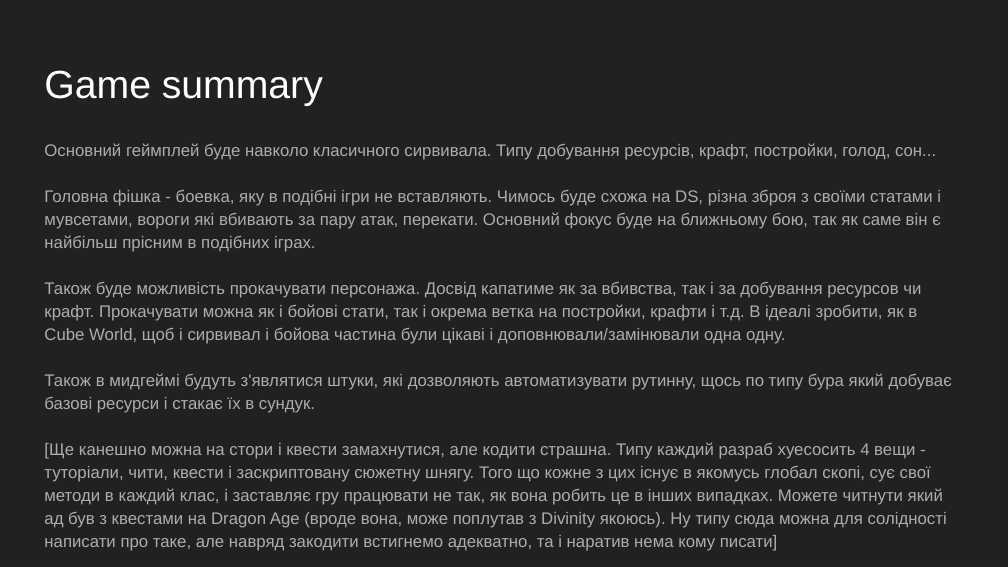
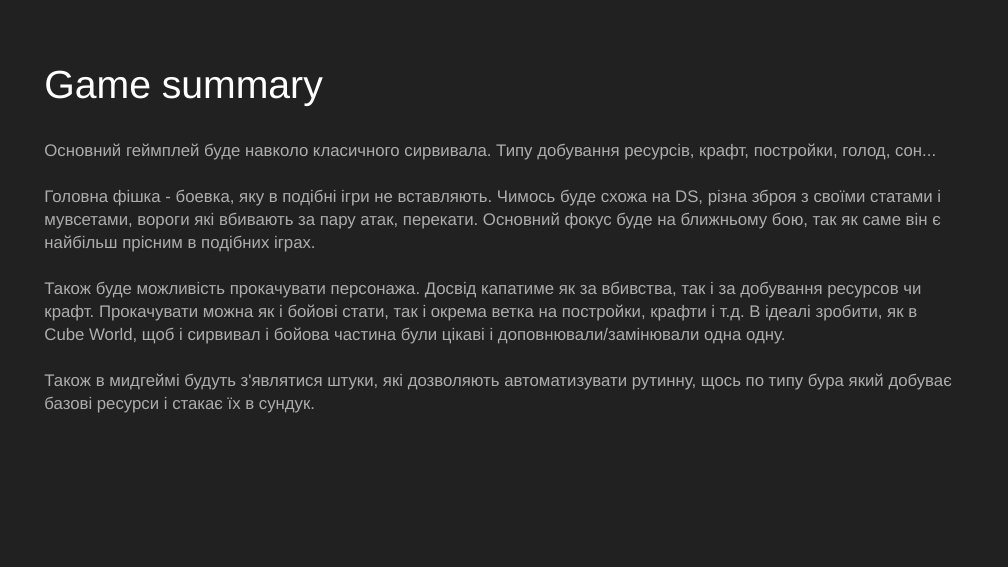
Before and after one commit to Team-on-gamejams/Cave, a slide deck: slide 2 of Docs/Game presentation.pptx. Drawn at 1008x567 pixels with LibreOffice and Linux fonts; fonts in the diff are those of the drawing. Boxes give left, top, right and bottom in pixels: in the first picture for what was removed or moved away, otherwise in the second. Text is boxed around its words. In the diff, an @@ line names an element or a change of style, - is before the commit and + after.

```diff
--- a/Docs/Game presentation.pptx
+++ b/Docs/Game presentation.pptx
@@ text at <box>44,442,947,551</box>: paragraph removed @@
-[Ще канешно можна на стори і квести замахнутися, але кодити страшна. Типу каждий разраб хуесосить 4 вещи - туторіали, чити, квести і заскриптовану сюжетну шнягу. Того що кожне з цих існує в якомусь глобал скопі, сує свої методи в каждий клас, і заставляє гру працювати не так, як вона робить це в інших випадках. Можете читнути який ад був з квестами на Dragon Age (вроде вона, може поплутав з Divinity якоюсь). Ну типу сюда можна для солідності написати про таке, але навряд закодити встигнемо адекватно, та і наратив нема кому писати]
```
Also in this commit, not shown: 2 other slides changed, 1 slide added, 1 slide removed.
